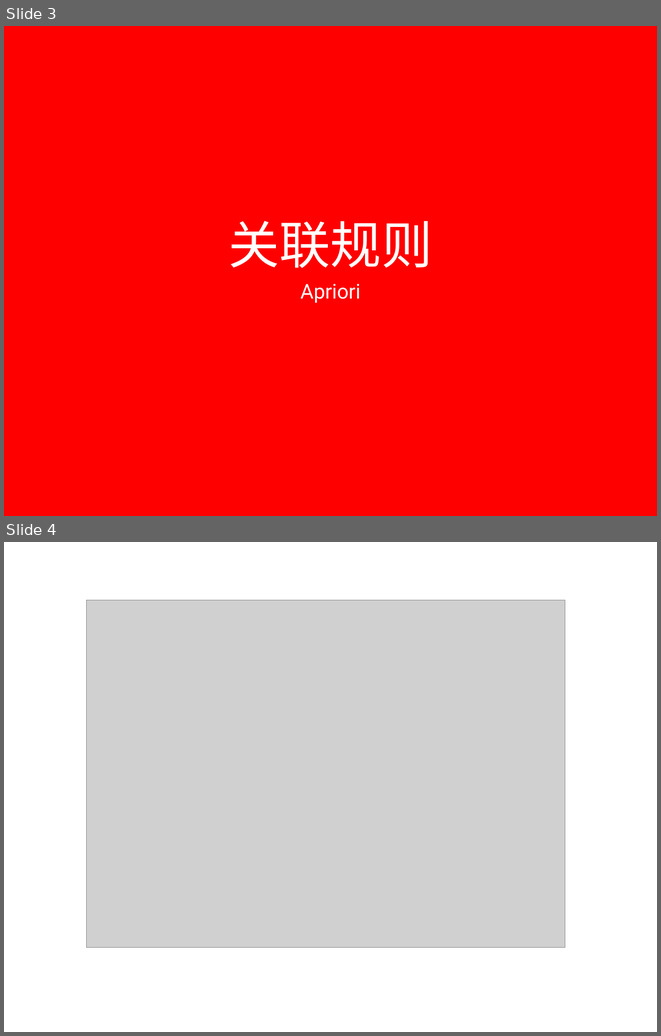
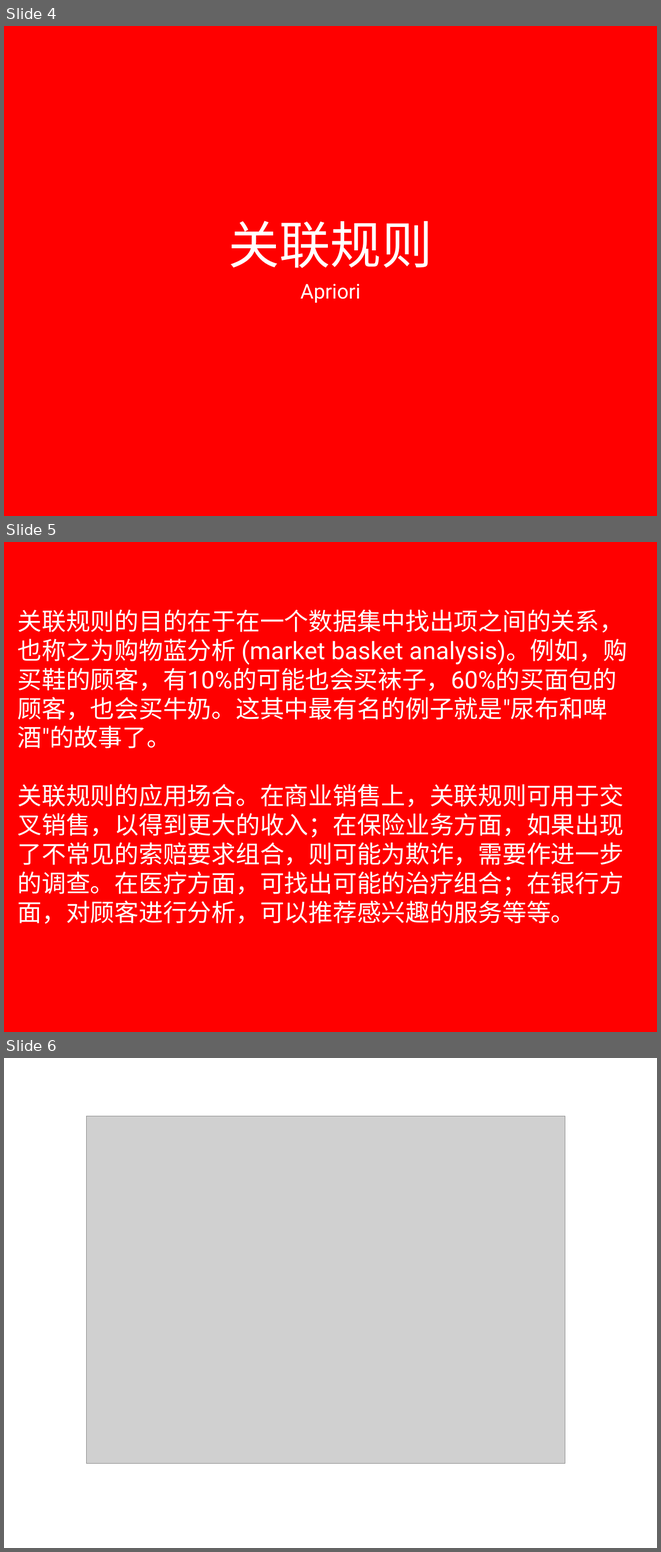
Before and after one commit to lizhanhui/ml, a slide deck: doc/presentation.pptx. Shown one above the other, each under a label of ours: slides 3 and 4 before the commit, slides 4, 5 and 6 after it. The pictures are 661x1036 and 661x1552 pixels, drawn with LibreOffice and Linux fonts; fonts in the diff are those of the drawing; grey boxes stand for pictures; background and template pictures are left out. Boxes give left, top, right and bottom in pixels: in the first picture for what was removed or moved away, otherwise in the second. Text is boxed around its words. In the diff, an @@ line names an element or a change of style, - is before the commit and + after.

```diff
--- a/doc/presentation.pptx
+++ b/doc/presentation.pptx
@@ slide 5 added at [4, 542, 657, 1032], background picture (left out) @@
@@ text added at [18, 609, 627, 924], 38 pt, text #FFFFFF @@
+关联规则的目的在于在一个数据集中找出项之间的关系，也称之为购物蓝分析 (market basket analysis)。例如，购买鞋的顾客，有10%的可能也会买袜子，60%的买面包的顾客，也会买牛奶。这其中最有名的例子就是"尿布和啤酒"的故事了。
+关联规则的应用场合。在商业销售上，关联规则可用于交叉销售，以得到更大的收入；在保险业务方面，如果出现了不常见的索赔要求组合，则可能为欺诈，需要作进一步的调查。在医疗方面，可找出可能的治疗组合；在银行方面，对顾客进行分析，可以推荐感兴趣的服务等等。
@@ what was slide 3 is now slide 4 @@
@@ what was slide 4 is now slide 6 @@
```
Also in this commit, not shown: 2 other slides added, 1 slide removed.
